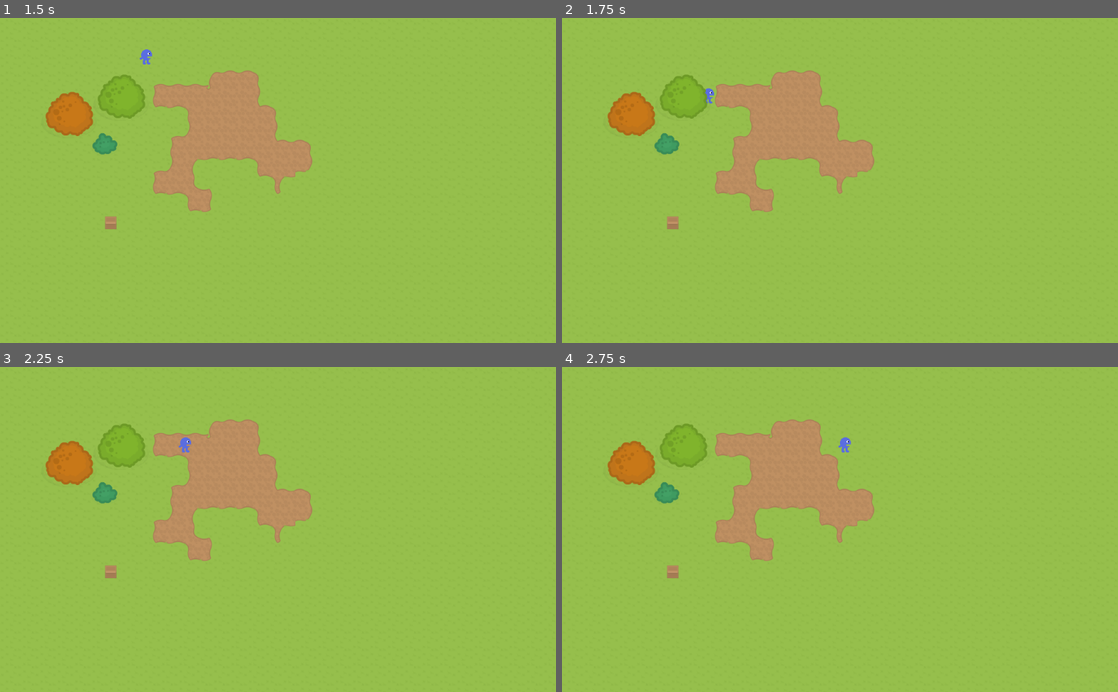
Above: before the commit, frames 1-4 (two rows, left to right).
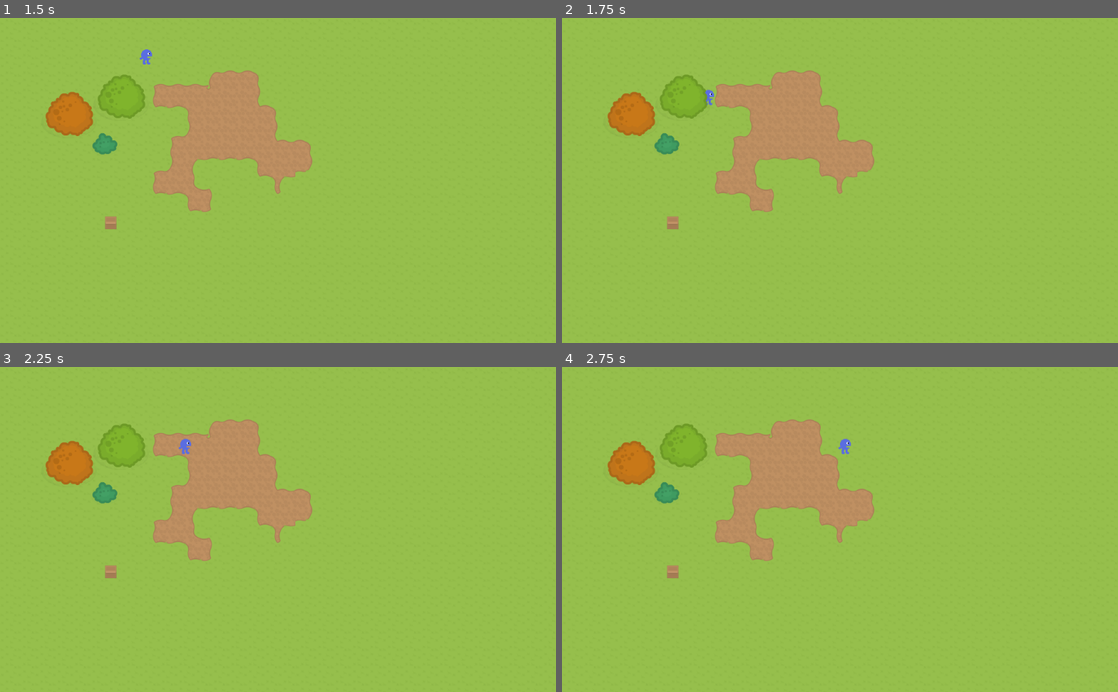
Above: after the commit, the same moments.

Repository: bagedevimo/pxljam19
Game: Godot game, scene res://Game.tscn
Two runs of this game, one before a commit and one after it. Both use one fixed random seed, a clock stepped at 60 frames per second and the inputs below.
Inputs:
- Up to frame 1 (1.5 s): tap Enter at 0.5 s; hold Right (ui_right) 0.53-1.28 s; tap Space (ui_select) at 0.77 s; hold Down (ui_down) from 1.28 s (still down)
- Up to frame 2 (1.75 s): keep holding Down (ui_down); tap Space (ui_select) at 1.52 s
- Up to frame 3 (2.25 s): tap Space (ui_select) at 2 s; release Down (ui_down) at 2.03 s; hold Right (ui_right) from 2.03 s (still down)
- Up to frame 4 (2.75 s): keep holding Right (ui_right)

Frame 1 is identical in both runs. In frame 2, less than 0.1% of the frame differs, in the area x 25-28%, y 21-27%; in frame 3, less than 0.1%; in frame 4, less than 0.1%, in the area x 49-52%, y 21-27%.

Commit message:
Fix player collision box

Diff:
--- a/Player.tscn
+++ b/Player.tscn
@@ -4,7 +4,7 @@
 [ext_resource path="res://Character.png" type="Texture" id=2]
 
 [sub_resource type="RectangleShape2D" id=1]
-extents = Vector2( 16, 16 )
+extents = Vector2( 10.2183, 13.2367 )
 
 [node name="Player" type="KinematicBody2D"]
 script = ExtResource( 1 )
